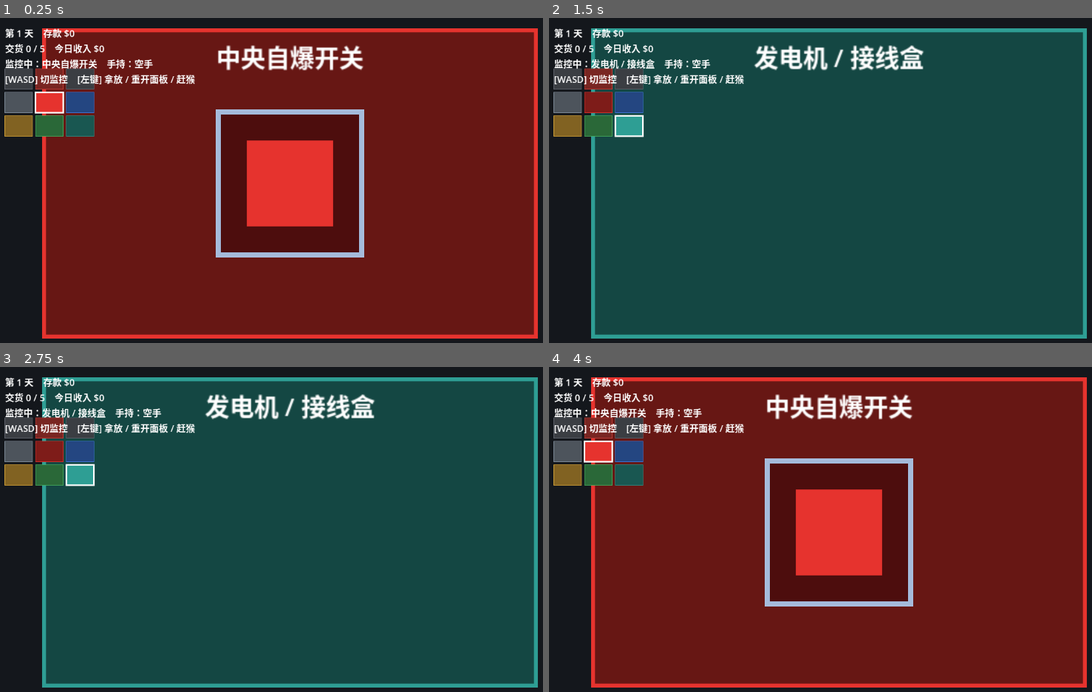
Above: before the commit, frames 1-4 (two rows, left to right).
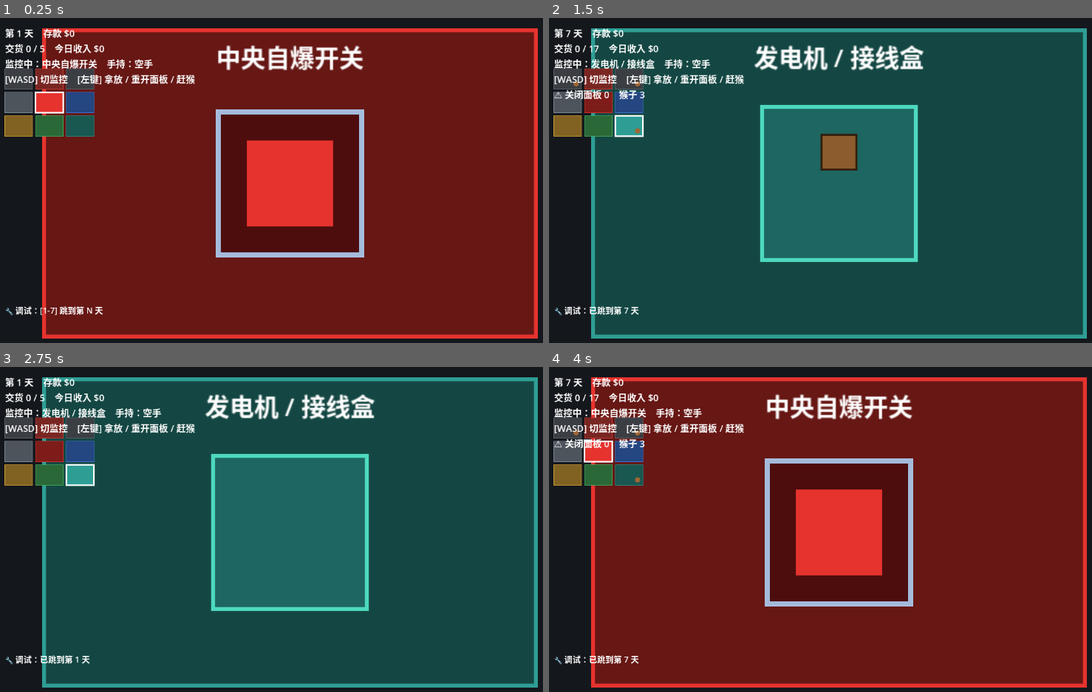
Above: after the commit, the same moments.

Repository: Zhi-Liao-jz/gamejam
Game: Godot game, scene res://scenes/main_grid.tscn
The game is run twice, just before and just after one commit, with the same random seed, the same clock (stepped at 60 frames per second) and the same inputs. This scene is started directly instead of the project's main scene.
Inputs (mouse positions are in pixels of both pictures, inside the frame that each line leads up to):
- Up to frame 1 (0.25 s): no input
- Up to frame 2 (1.5 s): tap Enter at 0.5 s; move the mouse to (967, 167) at 0.52 s; hold D (move_right) 0.53-1.28 s; tap 1 at 0.6 s; click (967, 167) at 0.67 s; tap Space (ui_select) at 0.77 s; tap 7 at 0.8, 1.35 s; tap R (retry) at 1.25 s; move the mouse to (722, 200) at 1.27 s; hold S (move_down) from 1.28 s (still down)
- Up to frame 3 (2.75 s): tap Space (ui_select) at 1.52 s; tap 0 at 1.55, 2.1 s; move the mouse to (347, 461) at 2.02 s; release S (move_down) at 2.03 s; hold D (move_right) from 2.03 s (still down); tap 1 at 2.3 s
- Up to frame 4 (4 s): tap R (retry) at 2.75, 3.5 s; move the mouse to (809, 597) at 2.77 s; release D (move_right) at 2.78 s; hold W (move_up) 2.78-3.53 s; tap E (interact) at 2.85 s; click (809, 597) at 2.92 s; tap Space (ui_select) at 3.02, 3.77 s; tap 7 at 3.05 s; move the mouse to (1015, 581) at 3.52 s; hold A (move_left) from 3.53 s (still down); hold N (next_day) from 3.53 s (still down); tap 0 at 3.8 s

The runs differ from the first frame. In frame 1, 0.2% of the frame differs, in the area x 1-19%, y 88-92%; in frame 2, 15%, in the area x 0-69%, y 3-92%; in frame 3, 14%; in frame 4, 0.7%.

Commit message:
P6 玩法切片：发电机/供电（第6天）+ 调试跳天工具
- 发电机(PowerBox)挂右下：猴子第6天起切断供电→出口停货+加热台停摆（交货仍手动可行），玩家切右下点它修复
- 供电状态镜像 Ledger.power_on；出口/加热台据此门控；猴子寻路/捣乱复用现成设施加电力分支
- HUD 停电提示行 + 小地图橙红框
- 调试工具 DebugJump：按 1-7 跳到对应天重建当天内容（OS.is_debug_build 守卫，发行版自动禁用）
- 修复(对抗审查发现)：手持产品跨天/跳天未清→Hand 订阅 work_started 清手并释放旧产品

Diff:
--- a/global/ledger.gd
+++ b/global/ledger.gd
@@ -10,6 +10,7 @@
 var income_today: int = 0  # 当天交货累计收入（结算时入账）
 var working_active: bool = false  # 当前是否"工作中"阶段（产品出口 / 拿放据此启停）
 var day_failed: bool = false  # 当天是否已失败（自爆引爆触发；DayManager 据此转 Failed）
+var power_on: bool = true  # 供电是否正常（发电机被切断则 false；产品出口/加热台据此停摆）
 
 
 ## 当天交货目标（难度曲线：每天 +QUOTA_PER_DAY）。
@@ -33,6 +34,7 @@
 	delivered_today = 0
 	income_today = 0
 	day_failed = false
+	power_on = true
 
 
 ## 当天结算：交货收入入 Game 账、推进天数、落盘。
--- a/scenes/main_grid.tscn
+++ b/scenes/main_grid.tscn
@@ -12,6 +12,7 @@
 [ext_resource type="Script" path="res://scripts/entities/grid_monkey_spawner.gd" id="10_mspawn"]
 [ext_resource type="PackedScene" path="res://scenes/grid_monkey.tscn" id="11_monkey"]
 [ext_resource type="Script" path="res://scripts/day/grid_failed.gd" id="12_failed"]
+[ext_resource type="Script" path="res://scripts/debug/debug_jump.gd" id="13_debug"]
 
 [node name="MainGrid" type="Node2D"]
 
@@ -88,3 +89,6 @@
 
 [node name="Failed" type="Node" parent="DayManager"]
 script = ExtResource("12_failed")
+
+[node name="DebugJump" type="Node" parent="."]
+script = ExtResource("13_debug")
--- /dev/null
+++ b/scripts/debug/debug_jump.gd
@@ -0,0 +1,36 @@
+extends Node
+## 调试工具（playtest 用，正式版删除本节点 + 脚本）：按 1-7 直接跳到对应天并重建当天内容。
+## 重入 DayManager 的 Working 状态 → reset_day + work_started，让面板/猴子/设备按目标天数重建。
+
+var _label: Label = null
+
+@onready var _day_manager := get_node("../DayManager") as BaseStateMachine
+
+
+func _ready() -> void:
+	if not OS.is_debug_build():
+		queue_free()  # 发行版自动禁用（双保险：编辑器/调试导出才生效）
+		return
+	var layer := CanvasLayer.new()
+	layer.layer = 3
+	add_child(layer)
+	_label = Label.new()
+	_label.position = Vector2(20.0, 560.0)
+	_label.add_theme_font_size_override("font_size", 16)
+	_label.text = "🔧 调试：[1-7] 跳到第 N 天"
+	layer.add_child(_label)
+
+
+func _unhandled_key_input(event: InputEvent) -> void:
+	var key := event as InputEventKey
+	if key == null or not key.pressed or key.echo:
+		return
+	if key.keycode >= KEY_1 and key.keycode <= KEY_7:
+		_jump_to_day(key.keycode - KEY_0)
+		get_viewport().set_input_as_handled()
+
+
+func _jump_to_day(day: int) -> void:
+	Game.day = day
+	_day_manager.transition_to(&"Working")  # 重入工作阶段：reset + work_started 重建当天
+	_label.text = "🔧 调试：已跳到第 %d 天" % day
--- a/scripts/entities/grid_monkey.gd
+++ b/scripts/entities/grid_monkey.gd
@@ -56,6 +56,10 @@
 	var sd := room_manager.self_destruct
 	if sd != null and Game.day >= 3 and sd.is_attackable():
 		candidates.append(sd.room_id)
+	# 第6天起把发电机纳入目标（切断供电瘫痪出口/加热台）；仅当供电正常时
+	var pw := room_manager.power
+	if pw != null and Game.day >= 6 and pw.is_attackable():
+		candidates.append(pw.room_id)
 	if candidates.is_empty():
 		return -1
 	var taken := {}
--- a/scripts/entities/grid_monkey_states/grid_sneaking.gd
+++ b/scripts/entities/grid_monkey_states/grid_sneaking.gd
@@ -29,4 +29,7 @@
 	if room.role == &"self_destruct":
 		var sd: SelfDestruct = monkey.room_manager.self_destruct
 		return sd != null and sd.is_attackable()
+	if room.role == &"power":
+		var pw: PowerBox = monkey.room_manager.power
+		return pw != null and pw.is_attackable()
 	return room.panel_open()
--- a/scripts/entities/grid_monkey_states/grid_tampering.gd
+++ b/scripts/entities/grid_monkey_states/grid_tampering.gd
@@ -19,6 +19,9 @@
 		return
 	if room.role == &"self_destruct":
 		_tamper_self_destruct(delta)
+		return
+	if room.role == &"power":
+		_tamper_power(delta)
 		return
 	# 交货 / 出口面板：面板已被关 → 回潜入重选
 	if not room.panel_open():
@@ -44,3 +47,16 @@
 		SoundManager.play("alarm")  # 开罩 / 按下都报警一声
 		if armed:
 			fsm.transition_to(&"GridFleeing")
+
+
+## 破坏发电机：蓄力到点切断供电，然后逃跑。
+func _tamper_power(delta: float) -> void:
+	var pw: PowerBox = monkey.room_manager.power
+	if pw == null or not pw.is_attackable():
+		fsm.transition_to(&"GridSneaking")
+		return
+	_t += delta
+	if _t >= monkey.tamper_delay:
+		pw.cut()
+		SoundManager.play("alarm")  # 停电：报警提示
+		fsm.transition_to(&"GridFleeing")
--- a/scripts/entities/hand.gd
+++ b/scripts/entities/hand.gd
@@ -6,6 +6,10 @@
 var _held: Product = null
 
 @onready var room_manager := get_node("../RoomManager") as RoomManager
+
+
+func _ready() -> void:
+	EventBus.subscribe("work_started", _on_work_started)
 
 
 func _process(_delta: float) -> void:
@@ -20,8 +24,13 @@
 	if click == null or click.button_index != MOUSE_BUTTON_LEFT or not click.pressed:
 		return
 	var pos := get_global_mouse_position()
-	# 点击优先级：赶猴子 > 重开面板 > 重置自爆 > 拿放产品（持有产品时也能先处理威胁）
-	if _try_shoo_monkey(pos) or _try_open_panel(pos) or _try_reset_self_destruct(pos):
+	# 点击优先级：赶猴子 > 重开面板 > 重置自爆 > 修发电机 > 拿放产品（持有产品时也能先处理威胁）
+	if (
+		_try_shoo_monkey(pos)
+		or _try_open_panel(pos)
+		or _try_reset_self_destruct(pos)
+		or _try_repair_power(pos)
+	):
 		get_viewport().set_input_as_handled()
 		return
 	if _held:
@@ -65,6 +74,17 @@
 	return true
 
 
+## 在右下房间点击发电机（停电时）→ 修复恢复供电；命中返回 true。
+func _try_repair_power(world_pos: Vector2) -> bool:
+	var pw := room_manager.power
+	if pw == null or room_manager.current_room != pw.room_id:
+		return false
+	if not pw.is_repairable() or not pw.global_rect().has_point(world_pos):
+		return false
+	pw.repair()
+	return true
+
+
 func _pick_up() -> void:
 	var room := room_manager.current_room_node()
 	if room == null:
@@ -105,6 +125,13 @@
 	EventBus.push_event("hand_changed", [false, ""])
 
 
+## 新一天开始（结算 / 失败 / 调试跳天后）：清掉手里残留的上一天产品，保持手净。
+func _on_work_started() -> void:
+	if _held:
+		_held.queue_free()
+	_clear_held()
+
+
 func _color_name(key: StringName) -> String:
 	match key:
 		&"red":
--- a/scripts/ui/grid_hud.gd
+++ b/scripts/ui/grid_hud.gd
@@ -12,6 +12,8 @@
 var _sd_remaining: float = 0.0
 var _sd_room: int = -1
 var _heater_room: int = -1  # 加热台房间 id（用于"过热"提示）
+var _power_outage: bool = false  # 是否停电
+var _power_room: int = -1  # 发电机房间 id
 
 @onready var info_label: Label = $InfoLabel
 @onready var summary_panel: Panel = $SummaryPanel
@@ -34,6 +36,7 @@
 
 func _process(_delta: float) -> void:
 	_poll_self_destruct()
+	_poll_power()
 	_refresh_info()
 	queue_redraw()  # 猴子位置 / 面板 / 自爆警告每帧轻量重绘（小地图仅 9 格，开销可忽略）
 
@@ -61,6 +64,8 @@
 			draw_rect(rect, Color(0.95, 0.30, 0.20), false, 4.0)  # 面板关闭：红框警告
 		if i == _sd_room and _sd_state != SelfDestruct.State.PROTECTED:
 			draw_rect(rect, Color(1.0, 0.10, 0.10), false, 5.0)  # 自爆罩被开 / 倒计时：粗红框
+		if i == _power_room and _power_outage:
+			draw_rect(rect, Color(0.95, 0.35, 0.10), false, 5.0)  # 停电：橙红粗框
 		if monkey_rooms.has(i):
 			draw_circle(top_left + MINIMAP_CELL - Vector2(11.0, 11.0), 5.0, Color(0.62, 0.40, 0.20))
 
@@ -87,6 +92,17 @@
 		_sd_room = -1
 
 
+## 轮询发电机状态（供 HUD 停电提示 + 小地图警告）。
+func _poll_power() -> void:
+	var pw := get_tree().get_first_node_in_group("power") as PowerBox
+	if pw != null:
+		_power_outage = pw.state == PowerBox.State.OUTAGE
+		_power_room = pw.room_id
+	else:
+		_power_outage = false
+		_power_room = -1
+
+
 func _refresh_info() -> void:
 	var room_name := String(RoomManager.LAYOUT[_current_room]["name"])
 	var monkeys := get_tree().get_nodes_in_group("grid_monkeys").size()
@@ -99,6 +115,8 @@
 		warn += "\n⚠ 中央玻璃罩被打开！切到中央关上"
 	if _heater_room >= 0 and _closed_panels.has(_heater_room):
 		warn += "\n🔥 加热台过热！切过去重开温控"
+	if _power_outage:
+		warn += "\n⚡ 停电！产品出口 / 加热台停摆，切到右下修复"
 	info_label.text = (
 		(
 			"第 %d 天    存款 $%d\n交货 %d / %d    今日收入 $%d\n监控中：%s    手持：%s\n"
--- a/scripts/world/heater.gd
+++ b/scripts/world/heater.gd
@@ -21,6 +21,8 @@
 func _process(delta: float) -> void:
 	if _room == null or not Ledger.working_active:
 		return
+	if not Ledger.power_on:
+		return  # 停电 → 加热台停摆，不加热（P6）
 	var over := not _room.panel_open()  # 面板关 = 温控被猴子搞 → 过热
 	if over != _overheating:
 		_overheating = over
--- /dev/null
+++ b/scripts/world/power_box.gd
@@ -0,0 +1,71 @@
+class_name PowerBox
+extends Node2D
+## 发电机 / 接线盒（P6 / 第6-7天，文档模块8 右下）：供电系统。
+## 猴子第6天起可切断供电 → 停电时产品出口 + 加热台停摆（"部分设备关闭"）。
+## 玩家切到右下房间点它修复恢复供电。状态镜像到 Ledger.power_on，供出口/加热台读取。
+
+enum State { POWERED, OUTAGE }  # 通电 / 停电
+
+const SIZE := Vector2(150.0, 150.0)  # 命中盒 / 视觉尺寸（房间局部坐标）
+
+var room_id: int = -1
+var state: State = State.POWERED
+
+
+func _ready() -> void:
+	add_to_group("power")
+	EventBus.subscribe("work_started", _on_work_started)
+
+
+## 由 RoomManager 在挂载前写入归属房间（右下）。
+func setup(owner_room_id: int) -> void:
+	room_id = owner_room_id
+
+
+## 世界坐标命中盒（玩家点击修复用）。
+func global_rect() -> Rect2:
+	return Rect2(global_position - SIZE * 0.5, SIZE)
+
+
+## 猴子是否能下手：通电时可切断；已停电则不必再来。
+func is_attackable() -> bool:
+	return state == State.POWERED
+
+
+## 玩家是否能修：停电时。
+func is_repairable() -> bool:
+	return state == State.OUTAGE
+
+
+## 猴子切断供电。
+func cut() -> void:
+	if state == State.OUTAGE:
+		return
+	state = State.OUTAGE
+	Ledger.power_on = false
+	queue_redraw()
+
+
+## 玩家修复供电。
+func repair() -> void:
+	if state == State.POWERED:
+		return
+	state = State.POWERED
+	Ledger.power_on = true
+	queue_redraw()
+
+
+func _on_work_started() -> void:
+	state = State.POWERED
+	Ledger.power_on = true
+	queue_redraw()
+
+
+func _draw() -> void:
+	var rect := Rect2(-SIZE * 0.5, SIZE)
+	if state == State.POWERED:
+		draw_rect(rect, Color(0.12, 0.40, 0.38))
+		draw_rect(rect, Color(0.30, 0.85, 0.75), false, 4.0)  # 青绿 = 通电
+	else:
+		draw_rect(rect, Color(0.20, 0.10, 0.05))
+		draw_rect(rect, Color(0.95, 0.35, 0.10), false, 4.0)  # 橙红 = 停电
--- a/scripts/world/product_exit.gd
+++ b/scripts/world/product_exit.gd
@@ -36,6 +36,8 @@
 func _try_spawn() -> void:
 	if not Ledger.working_active:
 		return
+	if not Ledger.power_on:
+		return  # 停电 → 出口停止出货（P6）
 	var exit_room := room_manager.find_room_by_role(&"product_exit")
 	if exit_room == null:
 		return
--- a/scripts/world/room_manager.gd
+++ b/scripts/world/room_manager.gd
@@ -62,6 +62,7 @@
 
 var current_room: int = START_ROOM
 var self_destruct: SelfDestruct = null  # 中央自爆开关（P3）；猴子破坏 / 玩家重置 / HUD 都用它
+var power: PowerBox = null  # 发电机（P6 右下）；猴子切断供电 / 玩家修复
 
 var _rooms: Array[Room] = []
 
@@ -73,6 +74,7 @@
 	_build_panels()
 	_build_self_destruct()
 	_build_heater()
+	_build_power()
 	_snap_camera()
 	camera.make_current()
 	_broadcast_room_changed()
@@ -211,6 +213,18 @@
 	heater.position = Vector2.ZERO
 
 
+## 给右下房间挂发电机（代码创建，无需场景）。
+func _build_power() -> void:
+	var room := find_room_by_role(&"power")
+	if room == null:
+		return
+	var box := PowerBox.new()
+	box.setup(room.room_id)
+	room.add_child(box)
+	box.position = Vector2.ZERO
+	power = box
+
+
 func _step(dir: Vector2i) -> void:
 	var grid: Vector2i = LAYOUT[current_room]["grid"] + dir
 	grid.x = clampi(grid.x, 0, GRID_COLS - 1)
Not shown: 1 places in scenes/main_grid.tscn that only renumber resources
Not shown, added: scripts/debug/debug_jump.gd.uid
Not shown, added: scripts/world/power_box.gd.uid
